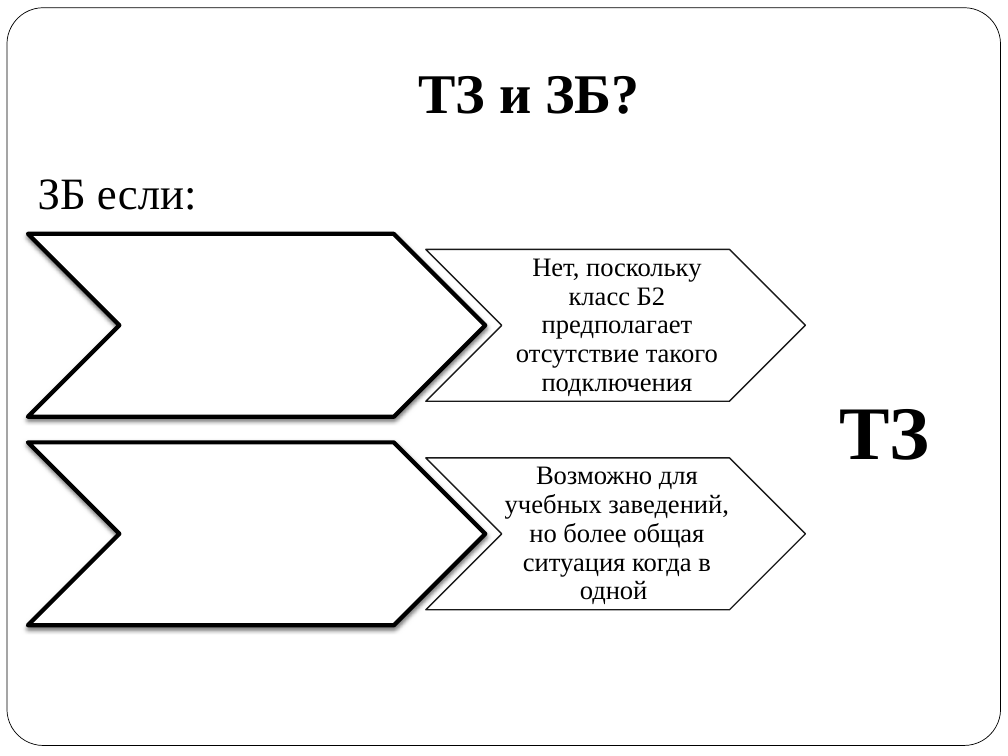
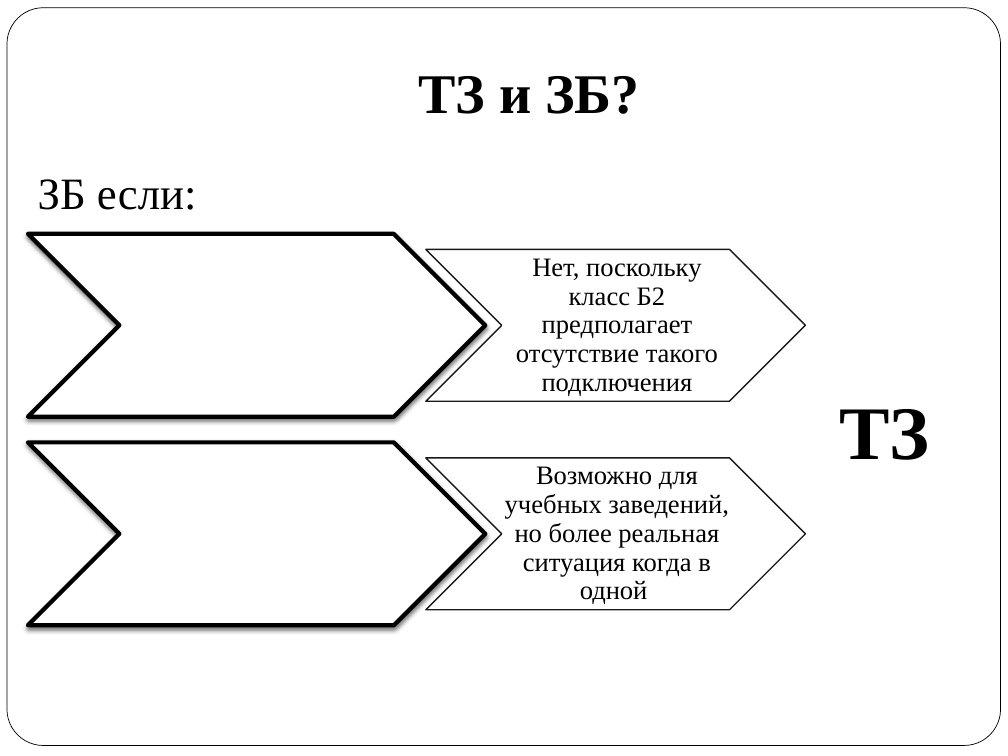
Before and after one commit to vlad324/diploma-rfe, a slide deck: slide 6 of diploma_presentation_radkevich.pptx. Drawn at 1008x756 pixels with LibreOffice and Linux fonts; fonts in the diff are those of the drawing. Boxes give left, top, right and bottom in pixels: in the first picture for what was removed or moved away, otherwise in the second. Text is boxed around its words. In the diff, an @@ line names an element or a change of style, - is before the commit and + after.

```diff
--- a/diploma_presentation_radkevich.pptx
+++ b/diploma_presentation_radkevich.pptx
@@ text at (505,466,729,604): text changed @@
-Возможно для учебных заведений, но более общая ситуация когда в одной
+Возможно для учебных заведений, но более реальная ситуация когда в одной
```
Also in this commit, not shown: 1 other slide changed, 2 other files.
